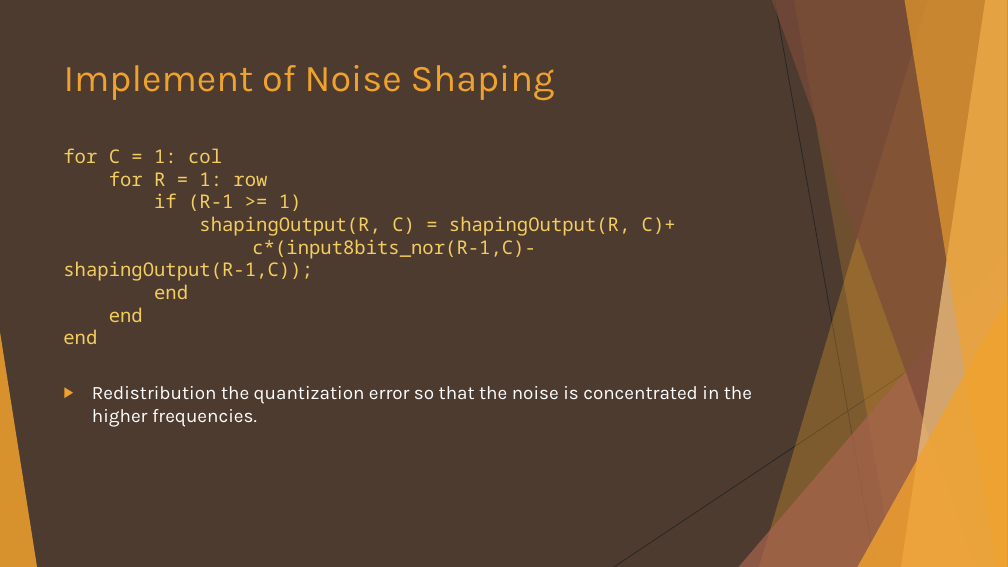
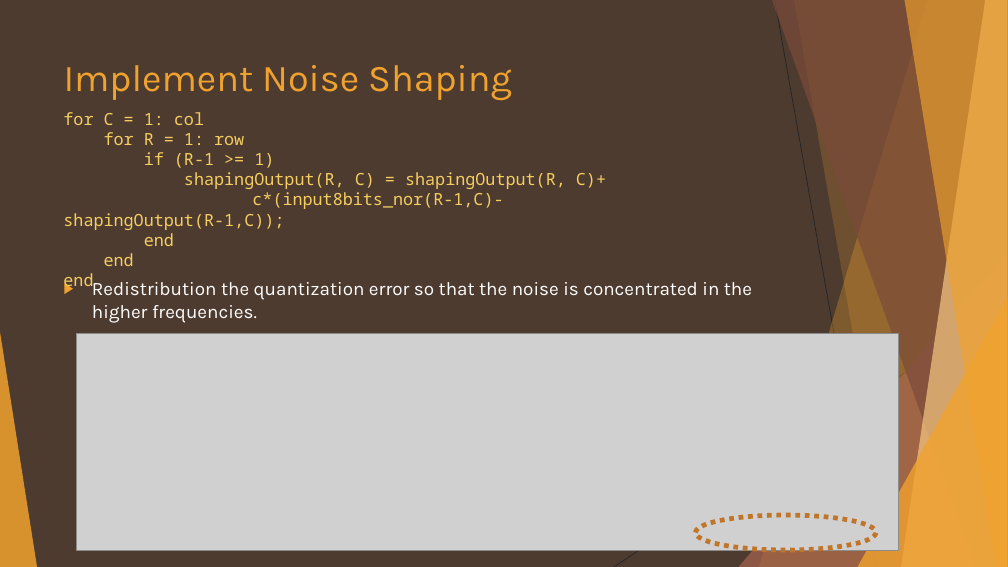
Before and after one commit to kenchan13/Introduction-to-Multimedia, a slide deck: slide 16 of Homework/hw2/104062361_report.pptx (slide 14 before the commit). Drawn at 1008x567 pixels with LibreOffice and Linux fonts; fonts in the diff are those of the drawing; grey boxes stand for pictures. Boxes give left, top, right and bottom in pixels: in the first picture for what was removed or moved away, otherwise in the second. Text is boxed around its words. In the diff, an @@ line names an element or a change of style, - is before the commit and + after.

```diff
--- a/Homework/hw2/104062361_report.pptx
+++ b/Homework/hw2/104062361_report.pptx
@@ title at bbox=[64, 65, 512, 101]: text changed @@
-Implement of Noise Shaping
+Implement Noise Shaping
@@ text "for C = 1: col": place and size @@
-text "for C = 1: col" at bbox=[63, 148, 676, 344]
+text "for C = 1: col" at bbox=[63, 112, 606, 266]
@@ text "for C = 1: col" at bbox=[63, 112, 606, 266]: size 18 to 16 pt @@
@@ text "Redistribution the quantization error so ...": place and size @@
-text "Redistribution the quantization error so ..." at bbox=[92, 386, 752, 427]
+text "Redistribution the quantization error so ..." at bbox=[92, 282, 752, 323]
@@ picture added at bbox=[77, 333, 899, 550] @@
@@ ellipse added at bbox=[696, 515, 876, 550], outline #C17529 4.5 pt dashed @@
```
Also in this commit, not shown: 10 other slides changed, 3 slides added, 39 other files.
